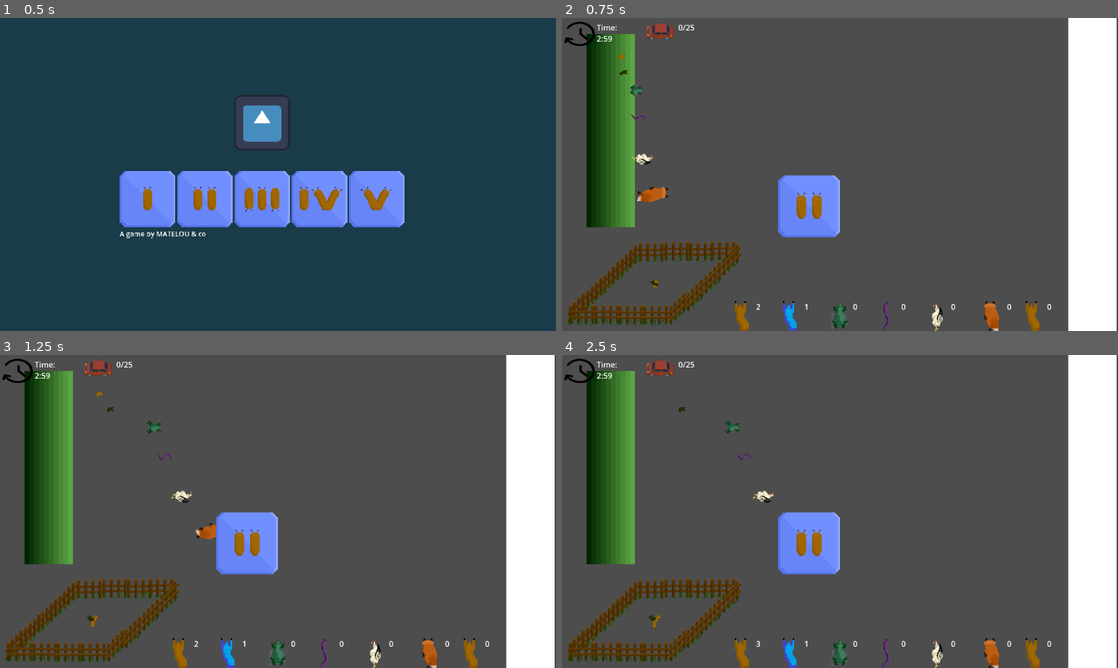
Above: before the commit, frames 1-4 (two rows, left to right).
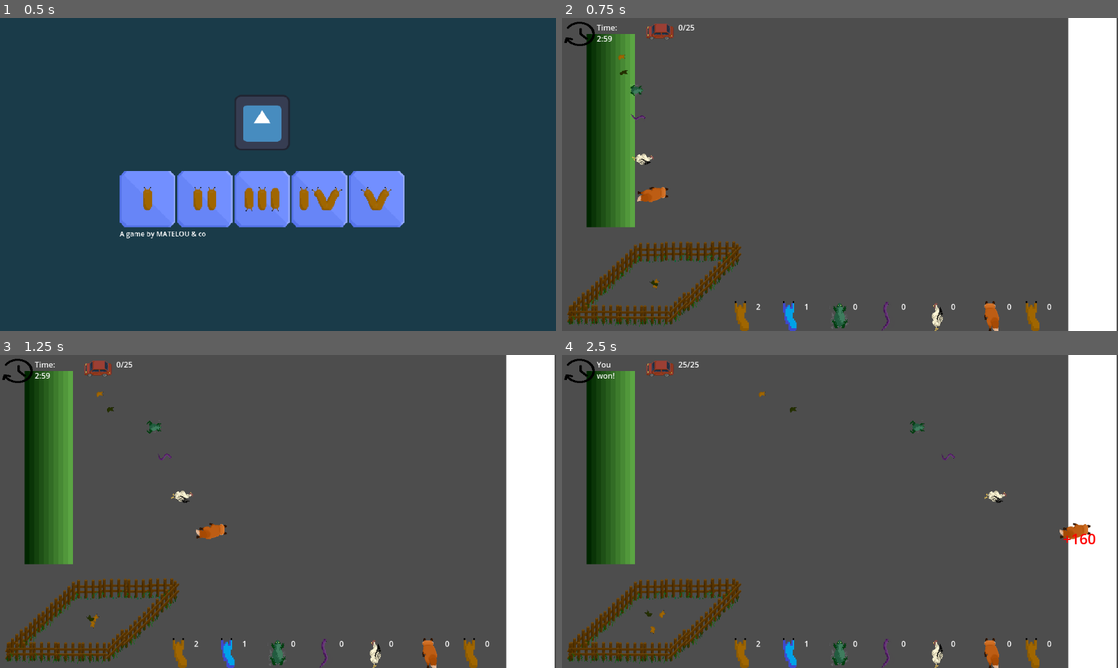
Above: after the commit, the same moments.

Repository: Skyepulse/LudumDare56
Game: Godot game, scene res://Level Scenes/control.tscn
Same seed, same stepped clock (60 frames per second), same inputs: the game is played once before the commit and once after it. The engine's default icon, where the game draws it, is replaced by a stand-in: a white triangle on a blue panel in a dark square.
Inputs (mouse positions are in pixels of both pictures, inside the frame that each line leads up to):
- Up to frame 1 (0.5 s): no input
- Up to frame 2 (0.75 s): click (712, 199) at 0.5 s
- Up to frame 3 (1.25 s): no input
- Up to frame 4 (2.5 s): click (806, 542) at 1.27 s; move the mouse to (667, 395) at 2.02 s; click (667, 395) at 2.17 s

Frame 1 is identical in both runs. In frame 2, 2.2% of the frame differs, in the area x 38-50%, y 50-71%; in frame 3, 2.2%; in frame 4, 3.0%, in the area x 0-96%, y 0-94%.

Commit message:
oups, button not in middle

Diff:
--- a/Level Scenes/Level1.tscn
+++ b/Level Scenes/Level1.tscn
@@ -58,7 +58,7 @@
 [node name="level_info_ui" parent="CanvasLayer" instance=ExtResource("10_mbc1y")]
 mouse_filter = 2
 
-[node name="PauseMenu" parent="." instance=ExtResource("1_xjqyx")]
+[node name="PauseMenu" parent="CanvasLayer" instance=ExtResource("1_xjqyx")]
 offset_left = 579.0
 offset_top = 327.0
 offset_right = 579.0
Not shown: 2 places in Level Scenes/Level1.tscn that only renumber resources
